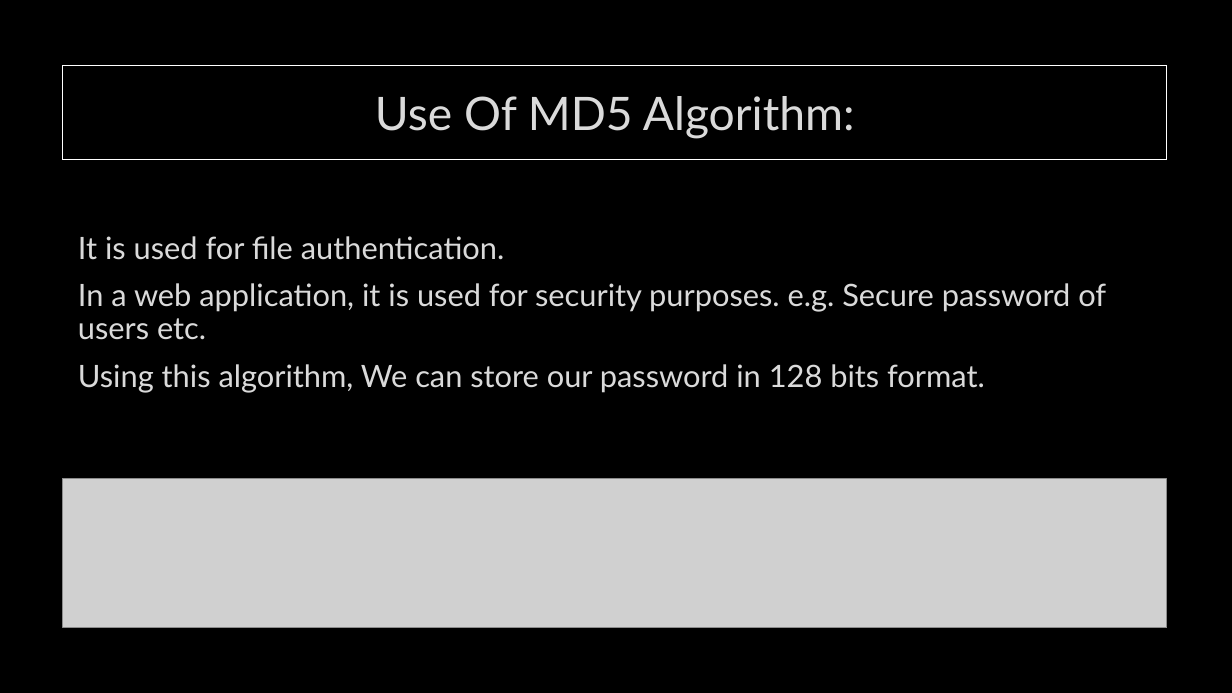
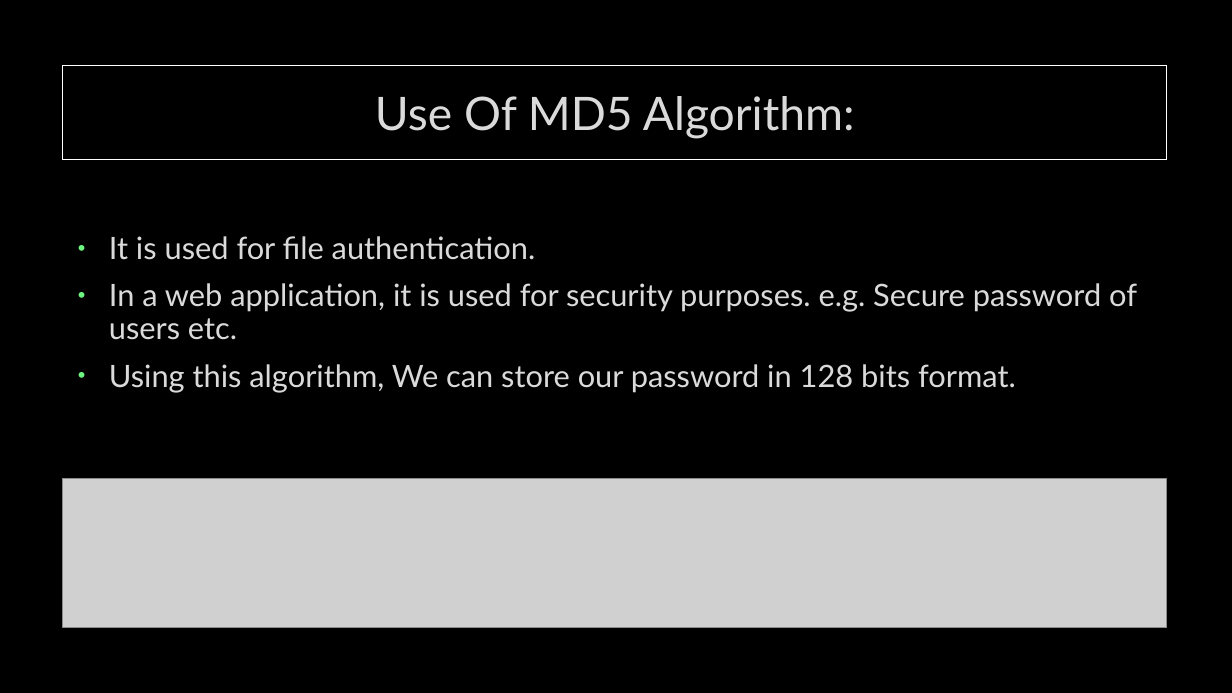
Before and after one commit to MohamedEmary/graduation-project, a slide deck: slide 11 of tasks/week-01/hashing.pptx. Drawn at 1232x693 pixels with LibreOffice and Linux fonts; fonts in the diff are those of the drawing; grey boxes stand for pictures; background and template pictures are left out. Boxes give left, top, right and bottom in pixels: in the first picture for what was removed or moved away, otherwise in the second. Text is boxed around its words. In the diff, an @@ line names an element or a change of style, - is before the commit and + after.

```diff
--- a/tasks/week-01/hashing.pptx
+++ b/tasks/week-01/hashing.pptx
@@ text "It is used for file ..." at [109, 236, 1137, 393]: bullet none to • @@
```
Also in this commit, not shown: 1 other slide changed, 1 slide added.
